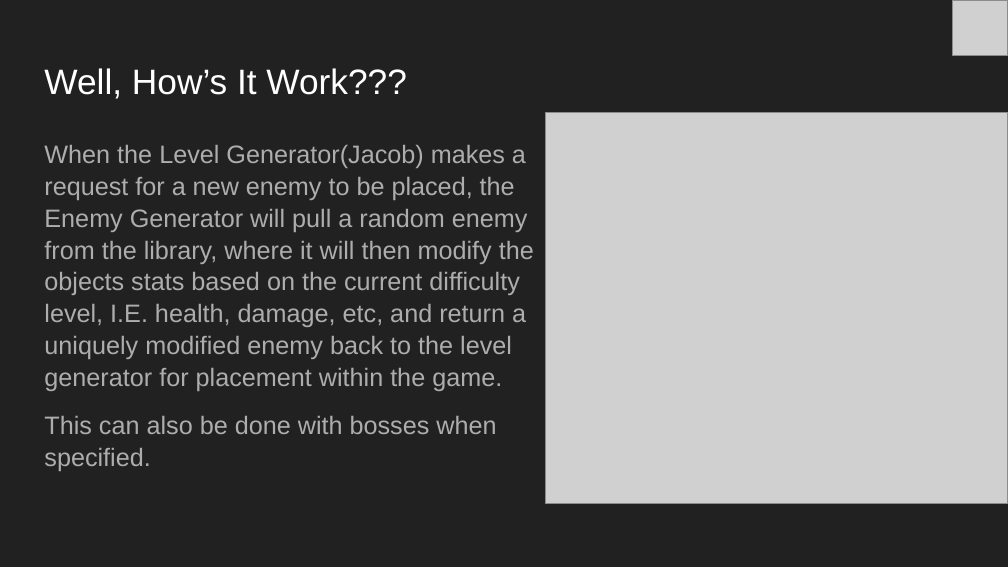
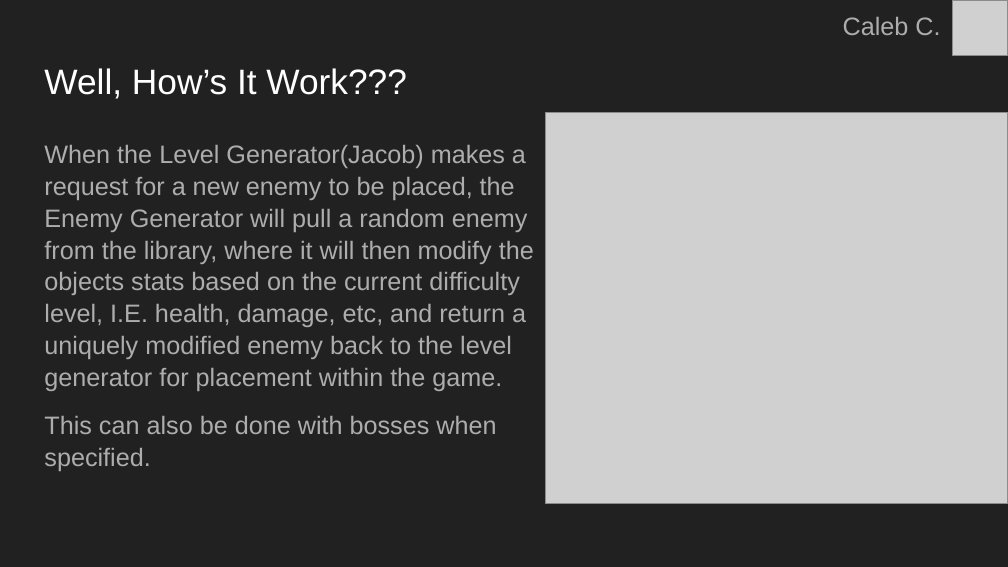
Before and after one commit to jwporath/Rogue-Realm, a slide deck: slide 45 of Docs/Rogue Realm SA Presentation.pptx (slide 43 before the commit). Drawn at 1008x567 pixels with LibreOffice and Linux fonts; fonts in the diff are those of the drawing; grey boxes stand for pictures. Boxes give left, top, right and bottom in pixels: in the first picture for what was removed or moved away, otherwise in the second. Text is boxed around its words. In the diff, an @@ line names an element or a change of style, - is before the commit and + after.

```diff
--- a/Docs/Rogue Realm SA Presentation.pptx
+++ b/Docs/Rogue Realm SA Presentation.pptx
@@ text added at box(843, 17, 940, 35), 18 pt, text #ADADAD @@
+Caleb C.
```
Also in this commit, not shown: 7 other slides changed, 4 slides added, 2 slides removed.
